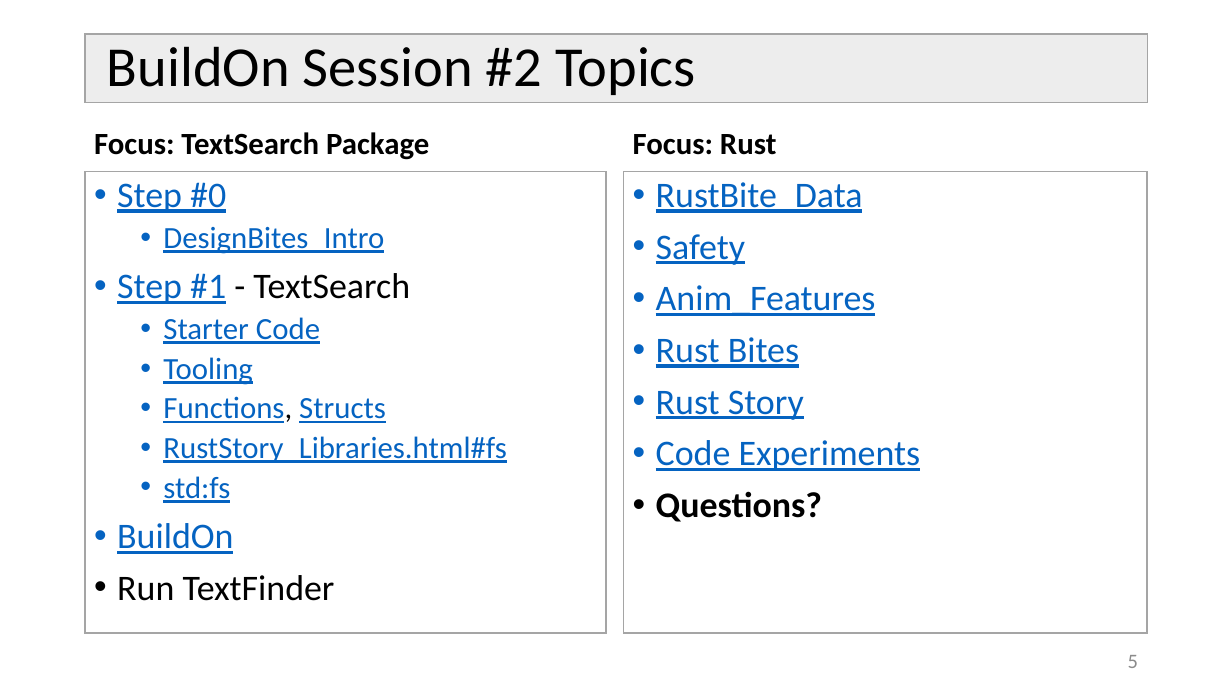
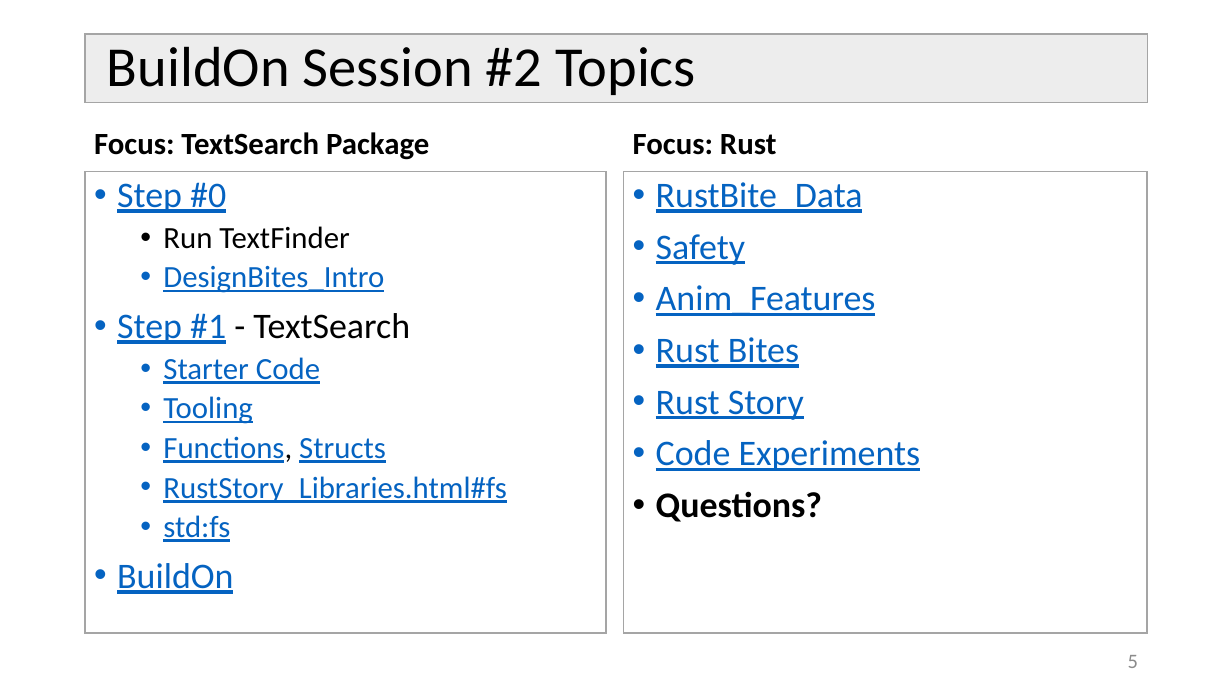
Before and after one commit to JimFawcett/BuildOn, a slide deck: slide 5 of Build-On-2.pptx. Drawn at 1232x693 pixels with LibreOffice and Linux fonts; fonts in the diff are those of the drawing. Boxes give left, top, right and bottom in pixels: in the first picture for what was removed or moved away, otherwise in the second. Text is boxed around its words. In the diff, an @@ line names an element or a change of style, - is before the commit and + after.

```diff
--- a/Build-On-2.pptx
+++ b/Build-On-2.pptx
@@ text at bbox=[163, 226, 349, 249]: paragraph added @@
+  • Run TextFinder
@@ text at bbox=[117, 575, 335, 601]: paragraph removed @@
-• Run TextFinder
```
Also in this commit, not shown: 1 other file.
